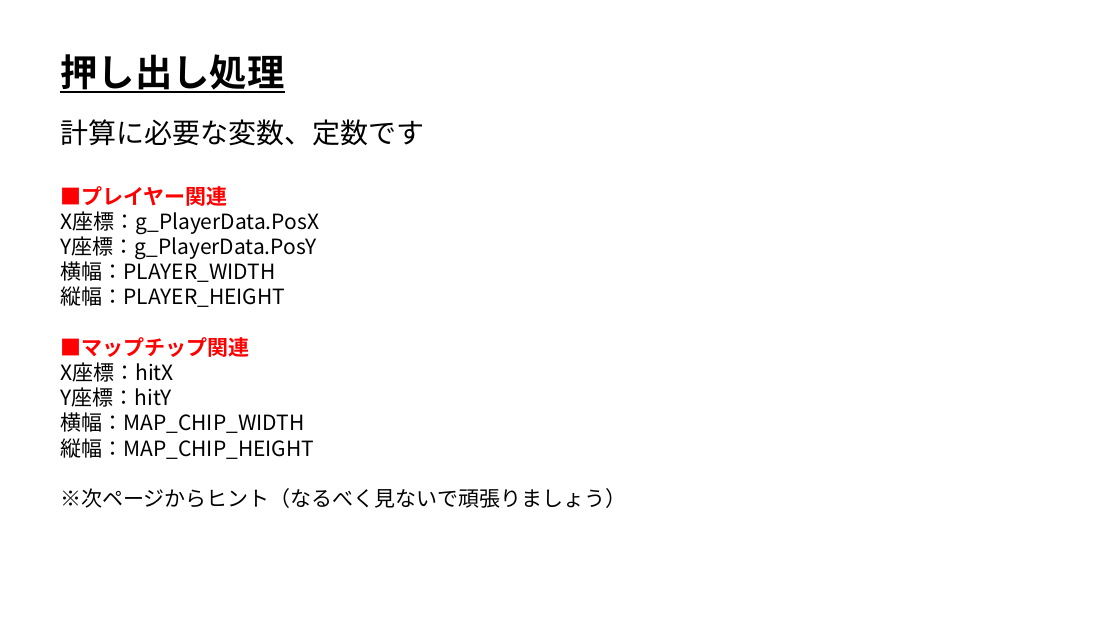
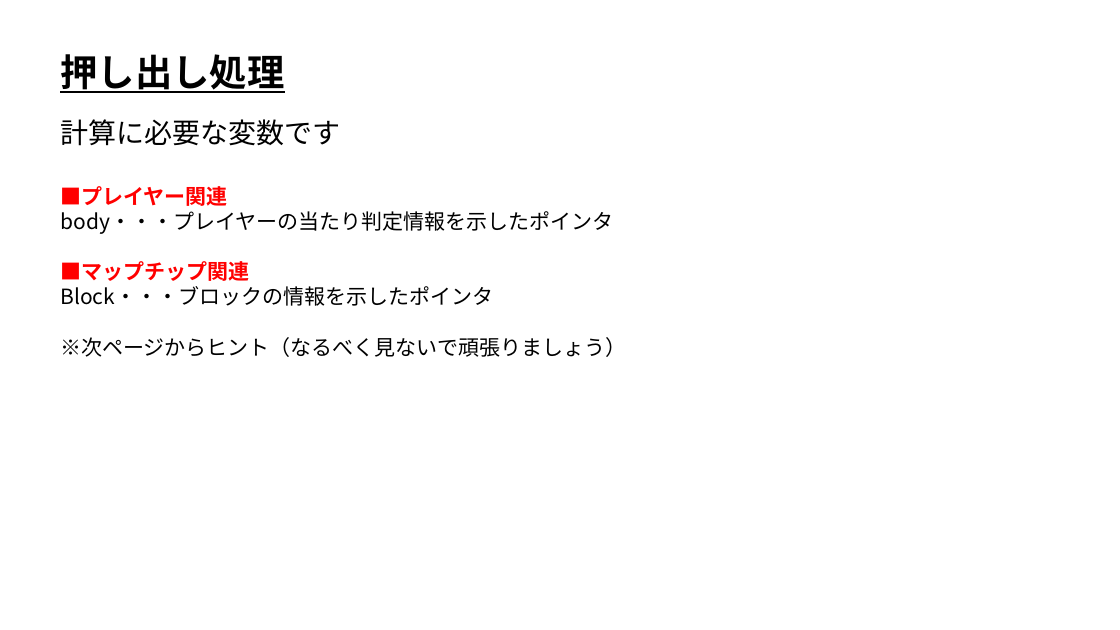
Before and after one commit to ArakiYusuke-Ohara/Textbook, a slide deck: slide 8 of ゲーム科1年/00_前期/ゲームプログラミングⅢ/04_押し出し処理.pptx (slide 7 before the commit). Drawn at 1120x630 pixels with LibreOffice and Linux fonts; fonts in the diff are those of the drawing. Boxes give left, top, right and bottom in pixels: in the first picture for what was removed or moved away, otherwise in the second. Text is boxed around its words. In the diff, an @@ line names an element or a change of style, - is before the commit and + after.

```diff
--- a/ゲーム科1年/00_前期/ゲームプログラミングⅢ/04_押し出し処理.pptx
+++ b/ゲーム科1年/00_前期/ゲームプログラミングⅢ/04_押し出し処理.pptx
@@ text at (60, 119, 340, 146): text changed @@
-計算に必要な変数、定数です
+計算に必要な変数です
@@ text at (60, 211, 613, 234): text changed @@
-X座標：g_PlayerData.PosX
-Y座標：g_PlayerData.PosY
-横幅：PLAYER_WIDTH
-縦幅：PLAYER_HEIGHT
+body・・・プレイヤーの当たり判定情報を示したポインタ
@@ text at (60, 286, 493, 306): text changed @@
-X座標：hitX
-Y座標：hitY
-横幅：MAP_CHIP_WIDTH
-縦幅：MAP_CHIP_HEIGHT
+Block・・・ブロックの情報を示したポインタ
```
Also in this commit, not shown: 7 other slides changed, 1 slide added, 8 other files.
